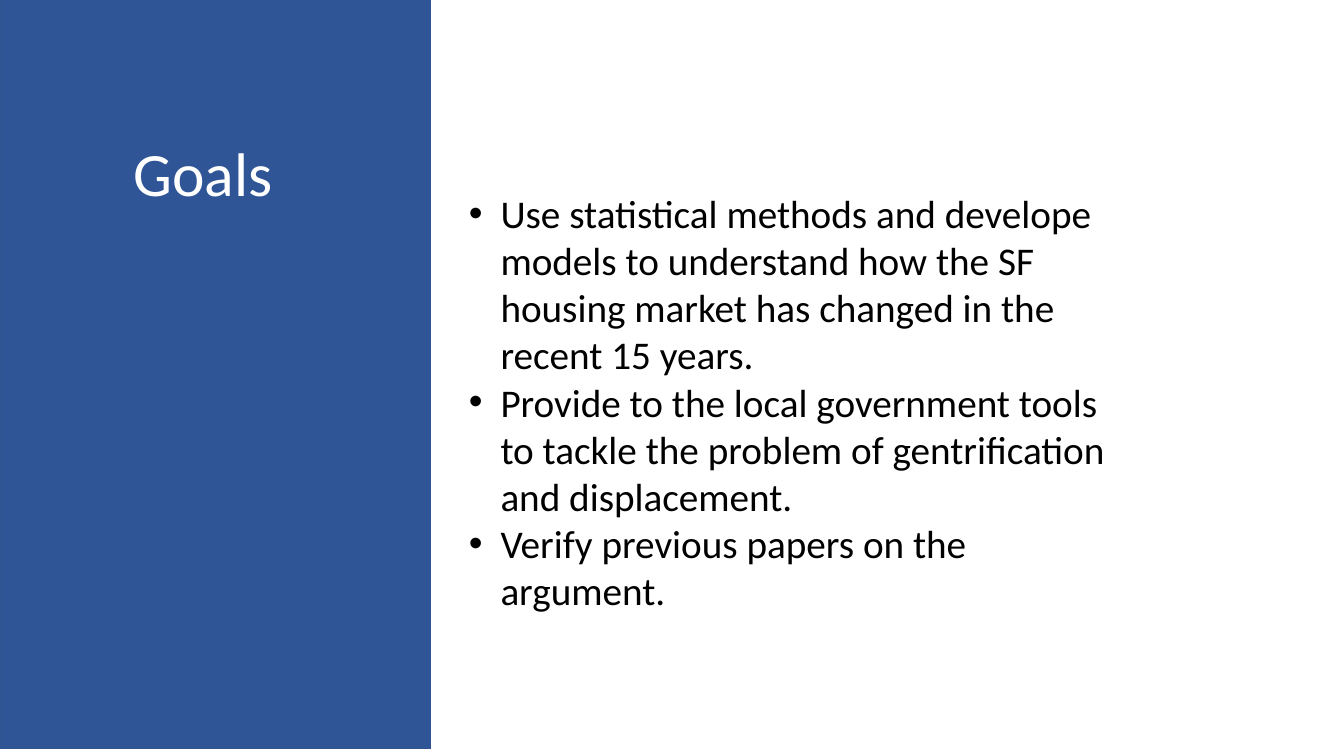
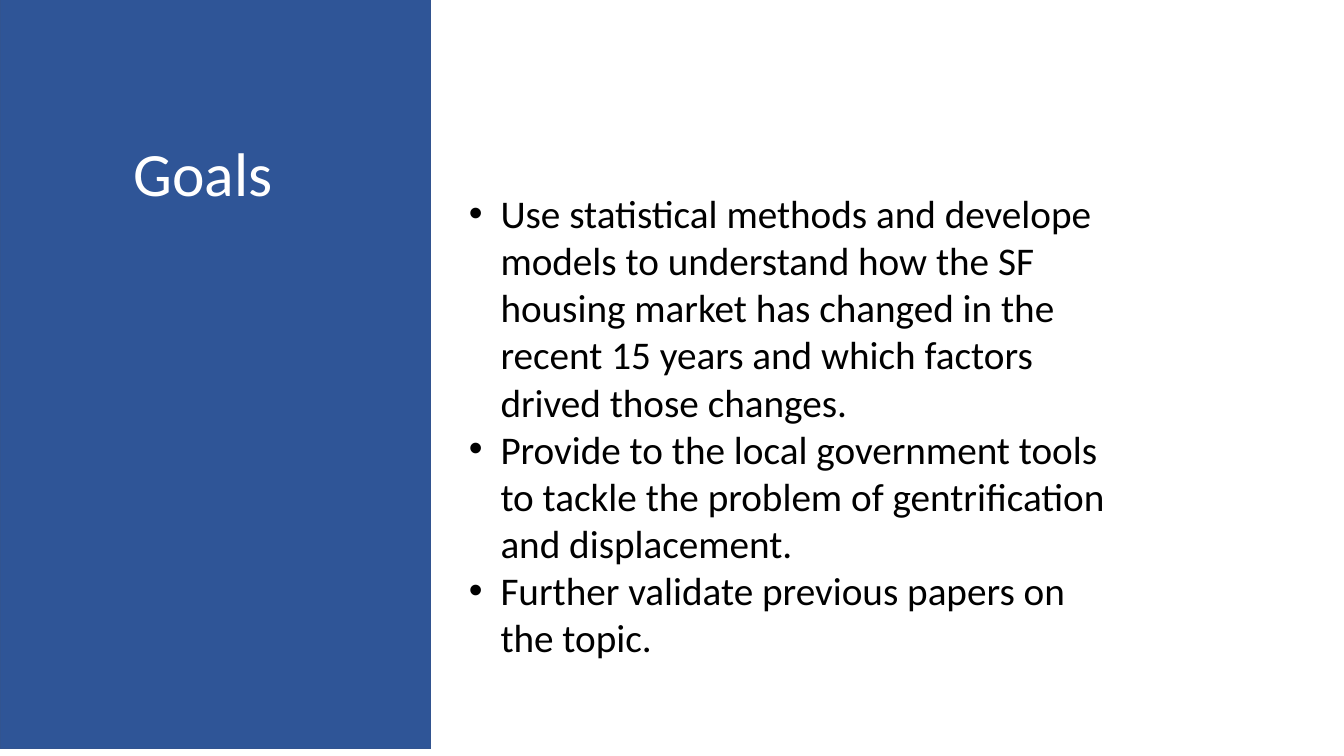
Before and after one commit to pietrobogani/SF-houses, a slide deck: slide 3 of Seconda Presentazione.pptx. Drawn at 1344x756 pixels with LibreOffice and Linux fonts; fonts in the diff are those of the drawing. Boxes give left, top, right and bottom in pixels: in the first picture for what was removed or moved away, otherwise in the second. Text is boxed around its words. In the diff, an @@ line names an element or a change of style, - is before the commit and + after.

```diff
--- a/Seconda Presentazione.pptx
+++ b/Seconda Presentazione.pptx
@@ text at [501, 200, 1091, 424]: text changed @@
-• Use statistical methods and develope models to understand how the SF housing market has changed in the recent 15 years.
+• Use statistical methods and develope models to understand how the SF housing market has changed in the recent 15 years and which factors drived those changes.
@@ text at [501, 577, 1065, 659]: text changed @@
-• Verify previous papers on the argument.
+• Further validate previous papers on the topic.
```
Also in this commit, not shown: 5 other slides changed, 3 other files.
